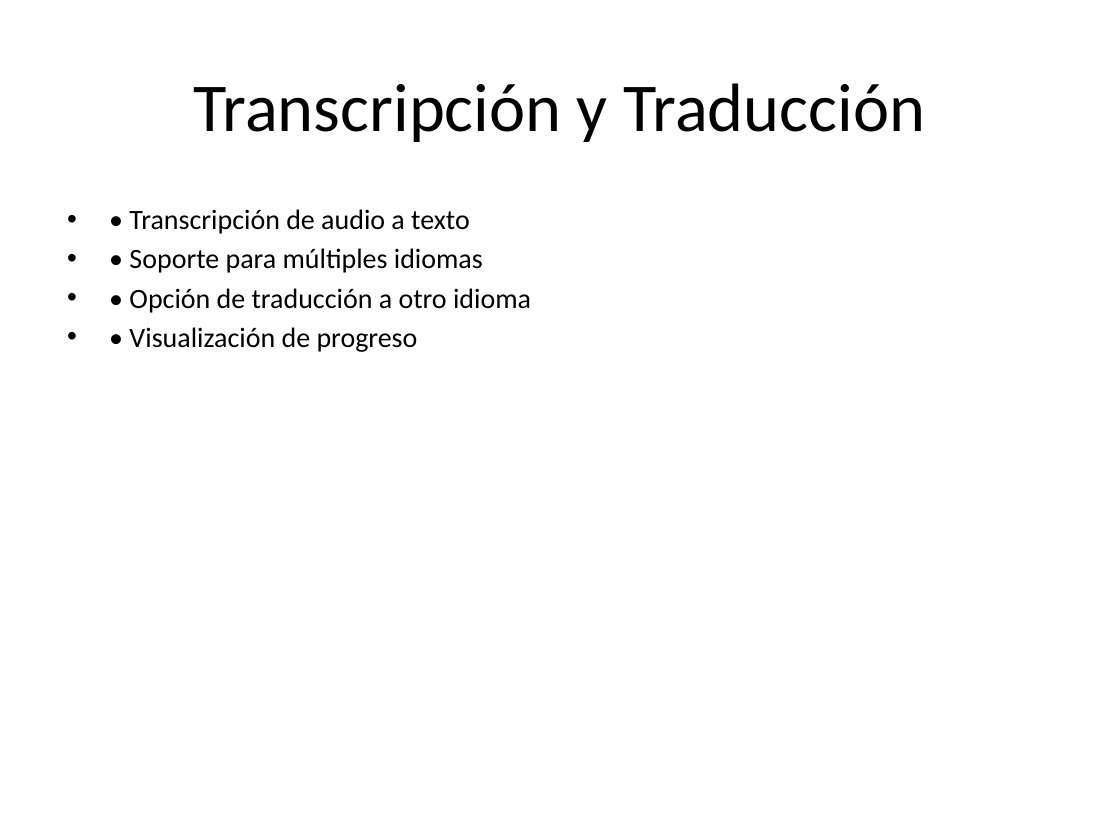
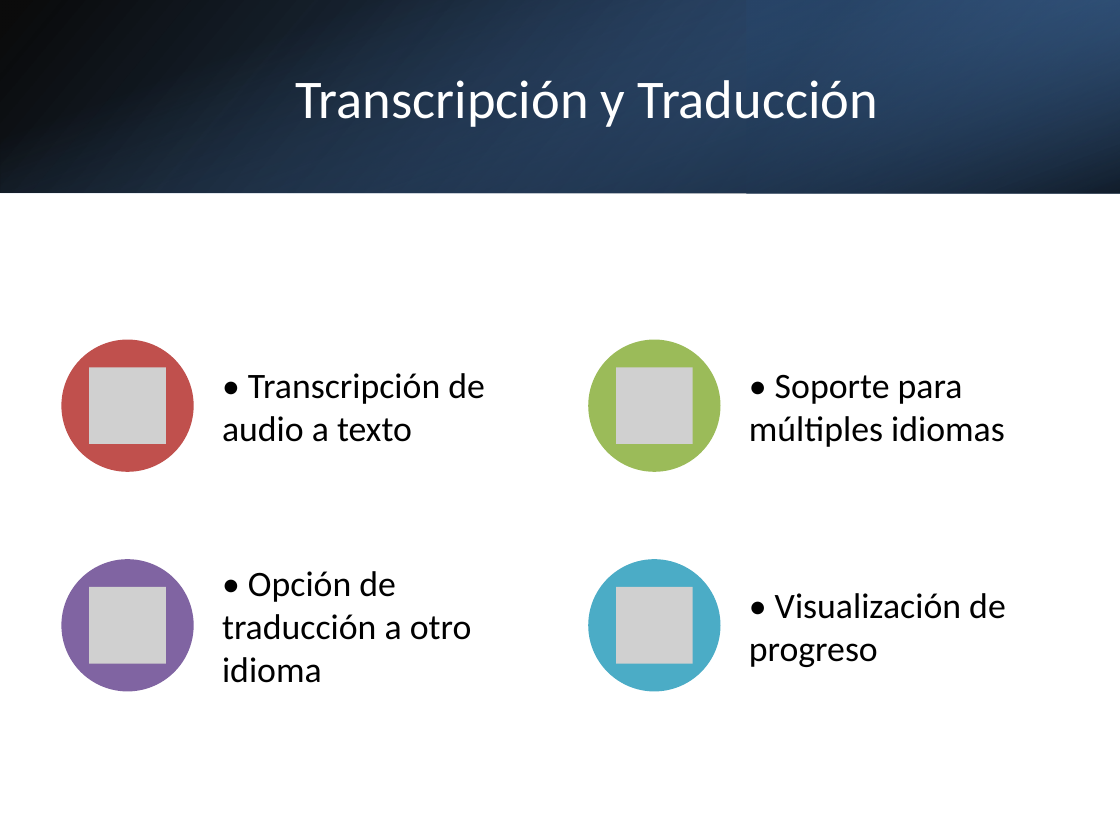
Before and after one commit to jonatha1992/Transcriptor, a slide deck: slide 4 of Presentacion_Transcriptor.pptx. Drawn at 1120x840 pixels with LibreOffice and Linux fonts; fonts in the diff are those of the drawing; grey boxes stand for pictures. Boxes give left, top, right and bottom in pixels: in the first picture for what was removed or moved away, otherwise in the second. Text is boxed around its words. In the diff, an @@ line names an element or a change of style, - is before the commit and + after.

```diff
--- a/Presentacion_Transcriptor.pptx
+++ b/Presentacion_Transcriptor.pptx
@@ rectangle added at [0, 0, 1120, 193], fill gradient #000000 to #376092 @@
@@ rectangle added at [0, 0, 1120, 193], fill gradient #4F81BD to #000000 @@
@@ rectangle added at [747, 0, 1120, 193], fill gradient #254061 to #4F81BD @@
@@ title "Transcripción y Traducción": place and size @@
-title "Transcripción y Traducción" at [194, 83, 925, 142]
+title "Transcripción y Traducción" at [296, 80, 878, 127]
@@ title "Transcripción y Traducción" at [296, 80, 878, 127]: size 44 to 35 pt, text colour #000000 to #FFFFFF @@
@@ text removed at [129, 209, 531, 352] @@
-• • Transcripción de audio a texto
-• • Soporte para múltiples idiomas
-• • Opción de traducción a otro idioma
-• • Visualización de progreso
@@ group added at [62, 339, 1006, 691]: 4 ellipses, 4 pictures, 4 texts @@
+• Transcripción de audio a texto
+• Soporte para múltiples idiomas
+• Opción de traducción a otro idioma
+• Visualización de progreso
```
Also in this commit, not shown: 7 other slides changed, 9 other files.
